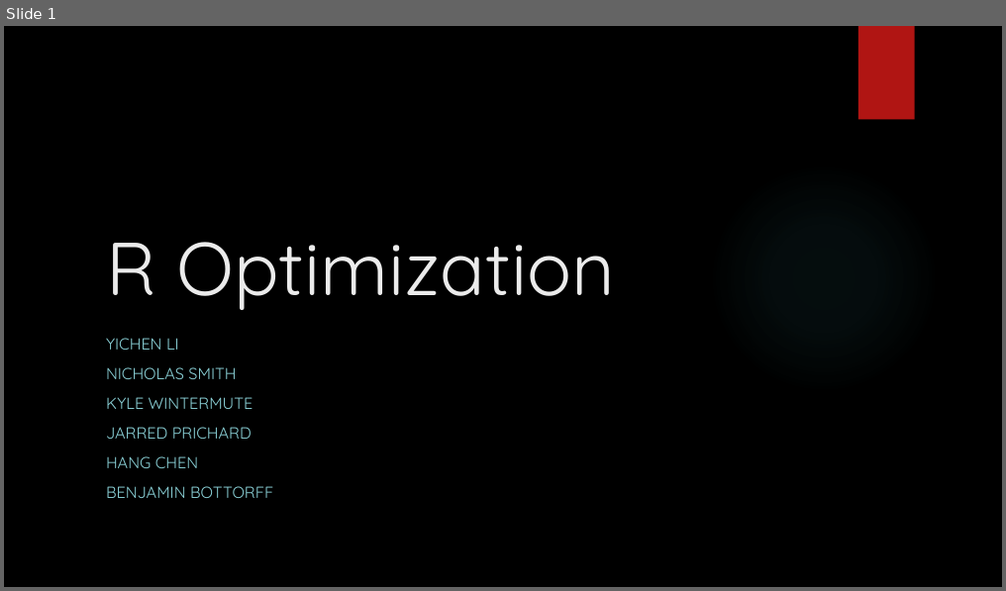
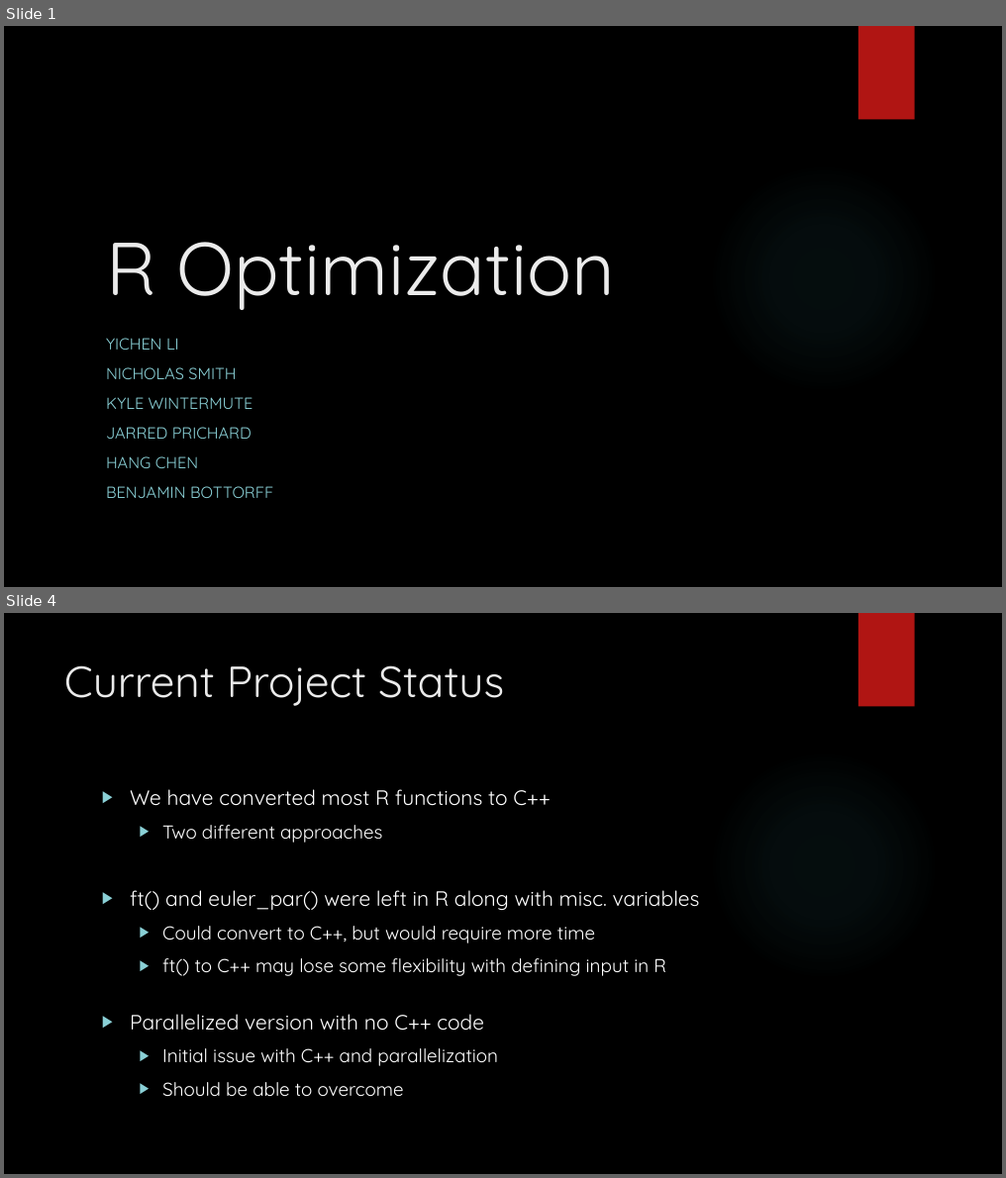
Before and after one commit to KWintermute/smp-project, a slide deck: se2presentation.pptx. Shown one above the other, each under a label of ours: slide 1 before the commit, slides 1 and 4 after it; the slides between them are not shown. The pictures are 1006x591 and 1006x1178 pixels, drawn with LibreOffice and Linux fonts; fonts in the diff are those of the drawing; background and template pictures are left out. Boxes give left, top, right and bottom in pixels: in the first picture for what was removed or moved away, otherwise in the second. Text is boxed around its words. In the diff, an @@ line names an element or a change of style, - is before the commit and + after.

Commit message:
Updated PowerPoint
Took into consideration the parallelization, minor other changes.

```diff
--- a/se2presentation.pptx
+++ b/se2presentation.pptx
@@ slide 4 added at (4,613,1002,1174), background picture (left out); not listed: 2 template elements that a slide beside it also shows @@
@@ title added at (64,665,504,706), 42 pt, text #EBEBEB @@
+Current Project Status
@@ text added at (130,789,700,1097), 18 pt, text #FFFFFF @@
+▶ We have converted most R functions to C++
+  ▶ Two different approaches
+▶ ft() and euler_par() were left in R along with misc. variables
+  ▶ Could convert to C++, but would require more time
+  ▶ ft() to C++ may lose some flexibility with defining input in R
+▶ Parallelized version with no C++ code
+  ▶ Initial issue with C++ and parallelization
+  ▶ Should be able to overcome
```
Also in this commit, not shown: 1 slide changed, 5 other slides added, 4 slides removed.
